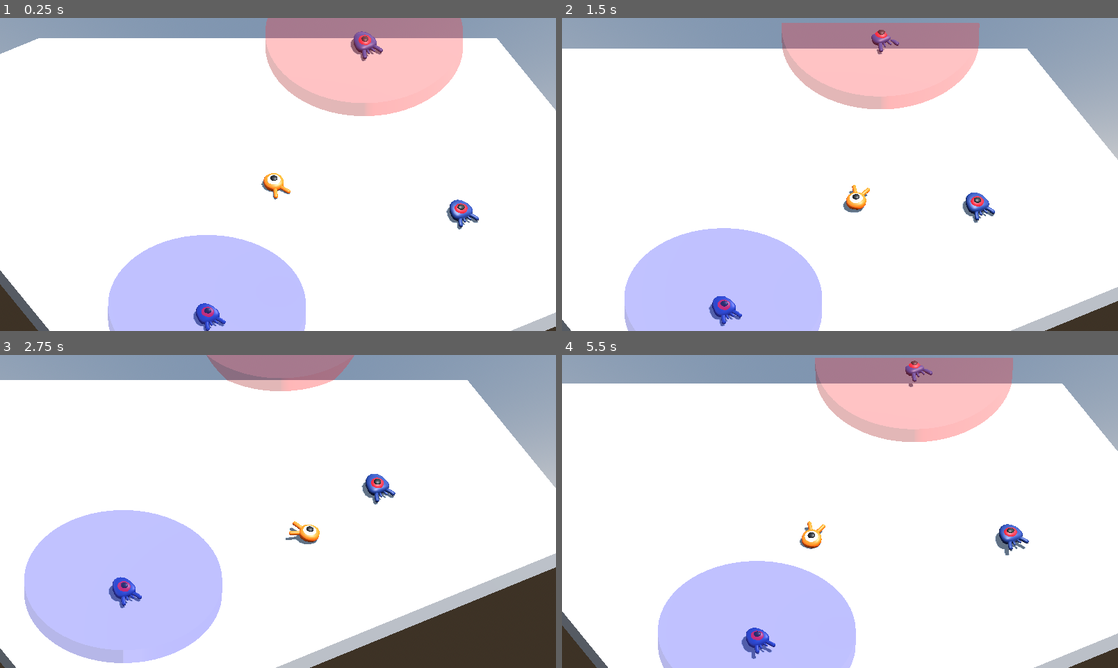
Above: before the commit, frames 1-4 (two rows, left to right).
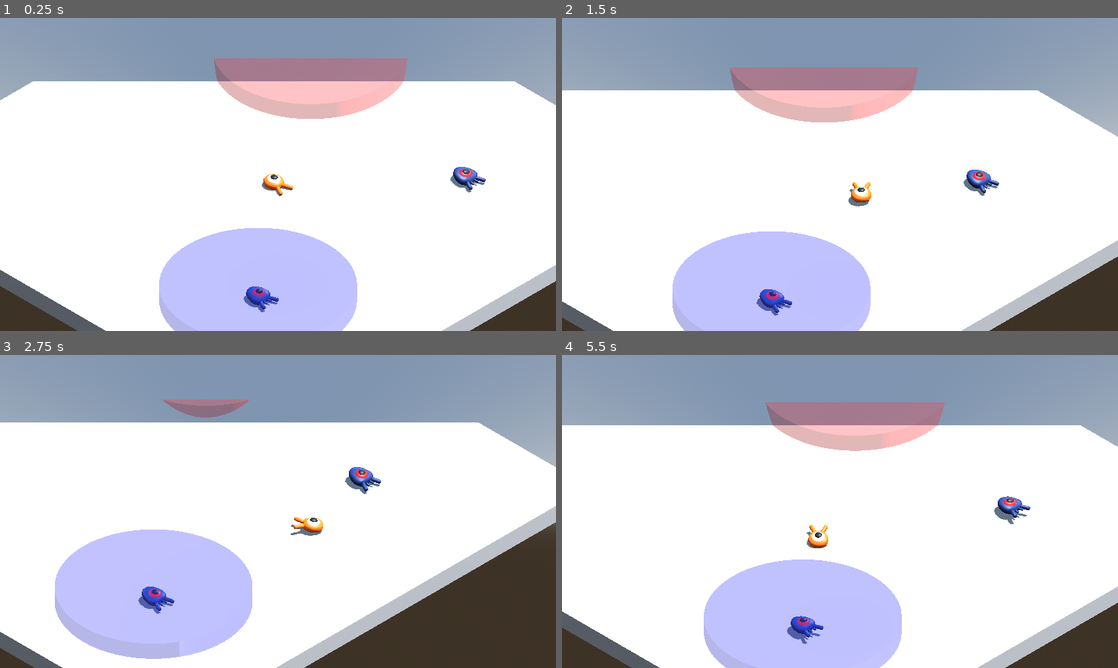
Above: after the commit, the same moments.

Repository: amhndu/chronos-rift
Game: Godot game, scene res://Main.tscn
Two runs of this game, one before a commit and one after it. Both use one fixed random seed, a clock stepped at 60 frames per second and the inputs below.
Inputs:
- Up to frame 1 (0.25 s): no input
- Up to frame 2 (1.5 s): hold Right (move_right) 0.53-1.28 s; tap Space (jump) at 0.77 s; hold Down (move_back) from 1.28 s (still down)
- Up to frame 3 (2.75 s): tap Space (jump) at 1.52 s; release Down (move_back) at 2.03 s; hold Right (move_right) from 2.03 s (still down)
- Up to frame 4 (5.5 s): release Right (move_right) at 2.78 s; hold Up (move_forward) 2.78-3.53 s; tap Space (jump) at 3.02, 3.77, 4.52 s; hold Left (move_left) 3.53-5.03 s; hold Down (move_back) from 5.03 s (still down)

The runs differ from the first frame. In frame 1, 29% of the frame differs, in the area x 0-100%, y 0-100%; in frame 2, 28%; in frame 3, 28%; in frame 4, 29%.

Commit message:
fix: make camera angles closer to isometric projection

Diff:
--- a/Main.tscn
+++ b/Main.tscn
@@ -80,7 +80,7 @@
 [node name="Player" parent="." instance=ExtResource("2")]
 
 [node name="CameraPivot" type="Marker3D" parent="."]
-transform = Transform3D(0.866025, 0.353553, -0.353553, 0, 0.707107, 0.707107, 0.5, -0.612373, 0.612373, 0.183514, 0, 0)
+transform = Transform3D(0.707106, 0.408607, -0.577097, 0, 0.816138, 0.577858, 0.707106, -0.408607, 0.577097, 0.183514, 0, 0)
 
 [node name="Camera" type="Camera3D" parent="CameraPivot"]
 transform = Transform3D(1, 0, 0, 0, 1, 0, 0, 0, 1, 0.346452, 1.01524, 25.2374)
